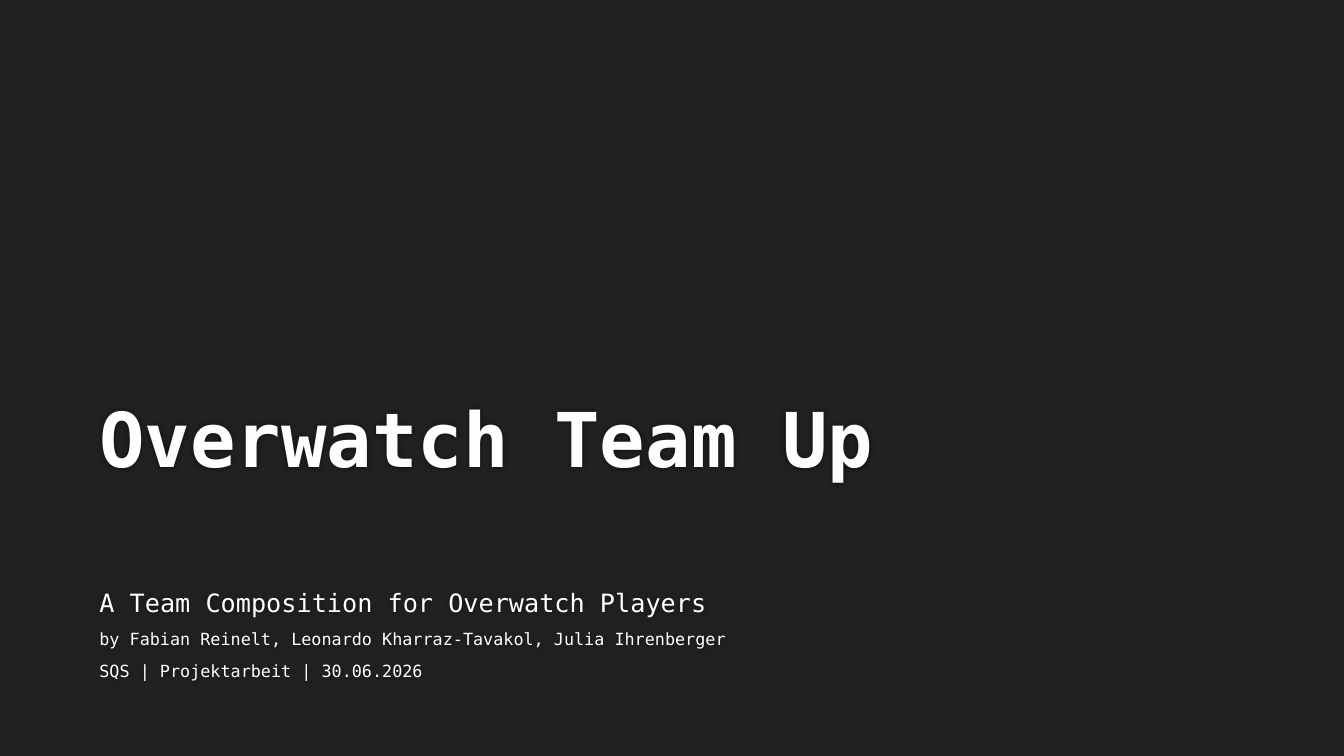
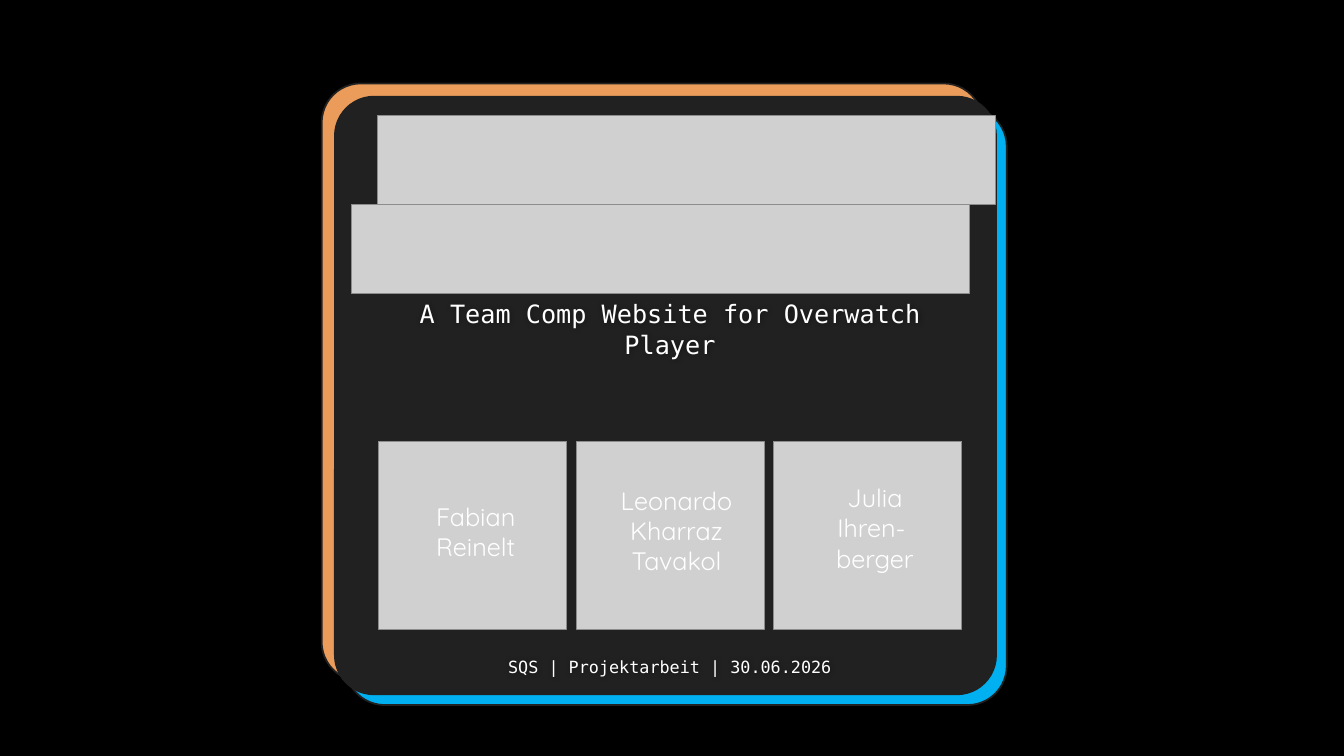
Before and after one commit to endorivium/informational-mastery, a slide deck: slide 2 of SQS/Präsentation.pptx. Drawn at 1344x756 pixels with LibreOffice and Linux fonts; fonts in the diff are those of the drawing; grey boxes stand for pictures; background and template pictures are left out. Boxes give left, top, right and bottom in pixels: in the first picture for what was removed or moved away, otherwise in the second. Text is boxed around its words. In the diff, an @@ line names an element or a change of style, - is before the commit and + after.

```diff
--- a/SQS/Präsentation.pptx
+++ b/SQS/Präsentation.pptx
@@ background #212121 to picture (left out) @@
@@ rounded rectangle added at [322,84,983,682], fill #EB9C5A, outline #212121 1.25 pt @@
@@ rounded rectangle added at [335,97,996,695], fill #212121, outline #212121 1.25 pt @@
@@ rounded rectangle added at [346,108,1007,706], fill #00B0F0, outline #212121 1.25 pt @@
@@ picture added at [377,116,995,205] @@
@@ picture added at [352,205,970,293] @@
@@ text added at [420,304,921,360], 18 pt, text #FFFFFF @@
+A Team Comp Website for Overwatch Player
@@ title removed at [99,409,873,483] @@
-Overwatch Team Up
@@ picture added at [378,442,567,630] @@
@@ picture added at [577,442,765,630] @@
@@ picture added at [774,442,963,630] @@
@@ text added at [436,508,515,556], 18 pt, text #FFFFFF @@
+Fabian
+Reinelt
@@ text added at [621,492,732,570], 18 pt, text #FFFFFF @@
+Leonardo
+Kharraz
+Tavakol
@@ text added at [836,490,913,573], 18 pt, text #FFFFFF @@
+Julia
+Ihren-
+berger
@@ subtitle at [99,592,726,649]: paragraphs removed @@
-A Team Composition for Overwatch Players
-by Fabian Reinelt, Leonardo Kharraz-Tavakol, Julia Ihrenberger
@@ subtitle "SQS | Projektarbeit | 30.06.2026": place and size @@
-subtitle "SQS | Projektarbeit | 30.06.2026" at [99,592,726,681]
+subtitle "SQS | Projektarbeit | 30.06.2026" at [508,660,831,677]
@@ subtitle "SQS | Projektarbeit | 30.06.2026" at [508,660,831,677]: alignment left to centre @@
```
Also in this commit, not shown: 18 slides added, 1 slide removed, 8 other files.
